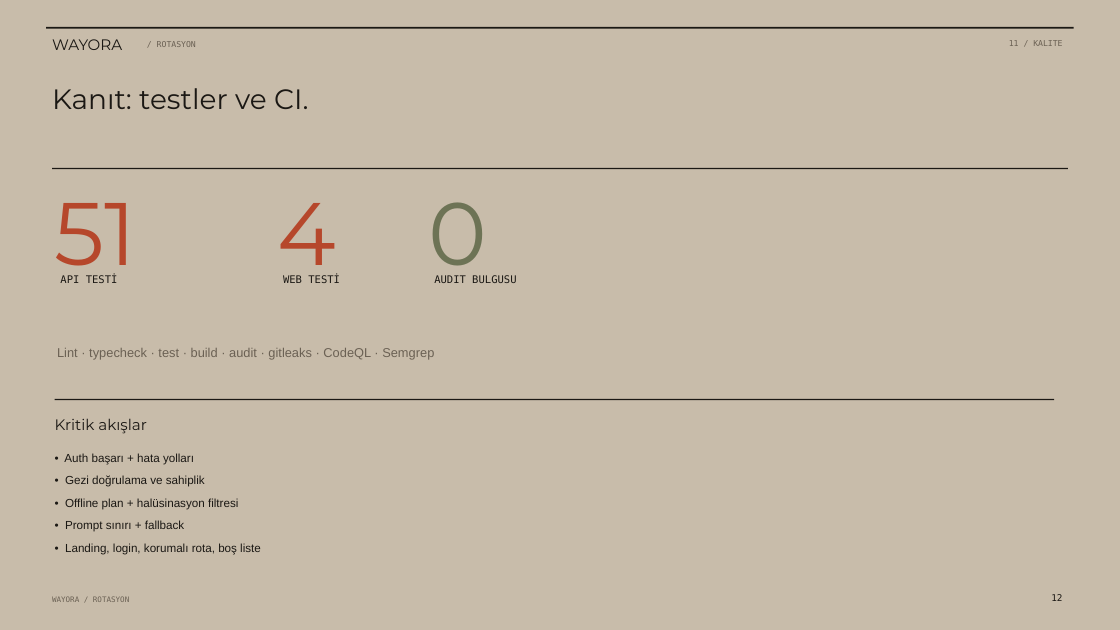
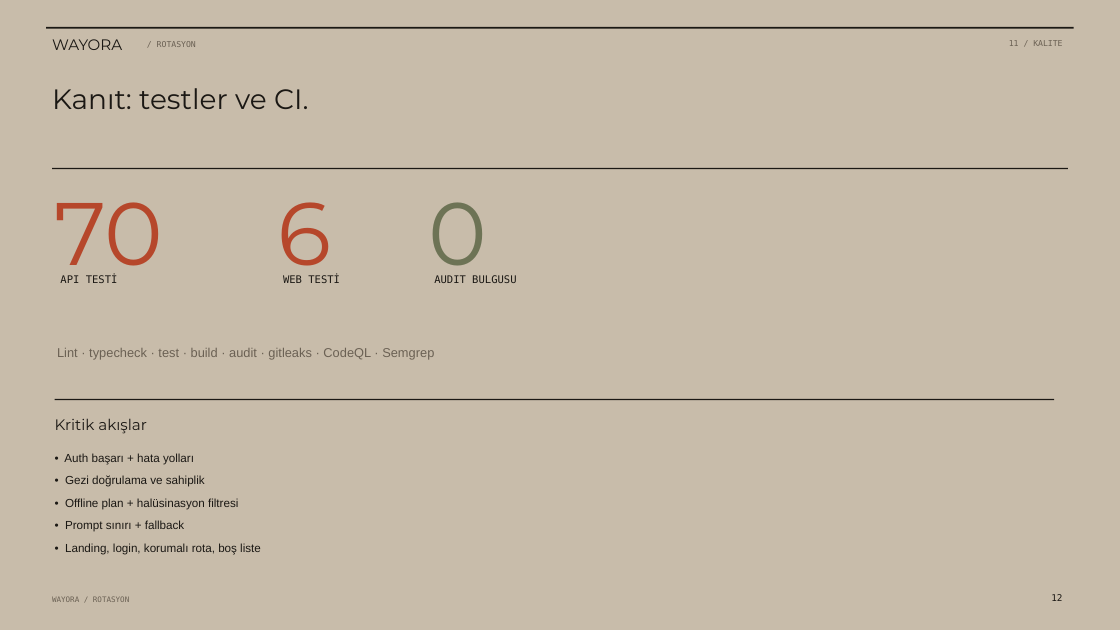
Before and after one commit to mehmeteminakkaya/wayora, a slide deck: slide 12 of docs/Wayora-Sunum.pptx. Drawn at 1120x630 pixels with LibreOffice and Linux fonts; fonts in the diff are those of the drawing. Boxes give left, top, right and bottom in pixels: in the first picture for what was removed or moved away, otherwise in the second. Text is boxed around its words. In the diff, an @@ line names an element or a change of style, - is before the commit and + after.

```diff
--- a/docs/Wayora-Sunum.pptx
+++ b/docs/Wayora-Sunum.pptx
@@ text at (55, 202, 164, 283): text changed @@
-51
+70
@@ text at (277, 202, 331, 283): text changed @@
-4
+6
```
Also in this commit, not shown: 1 other slide changed, 4 other files.
